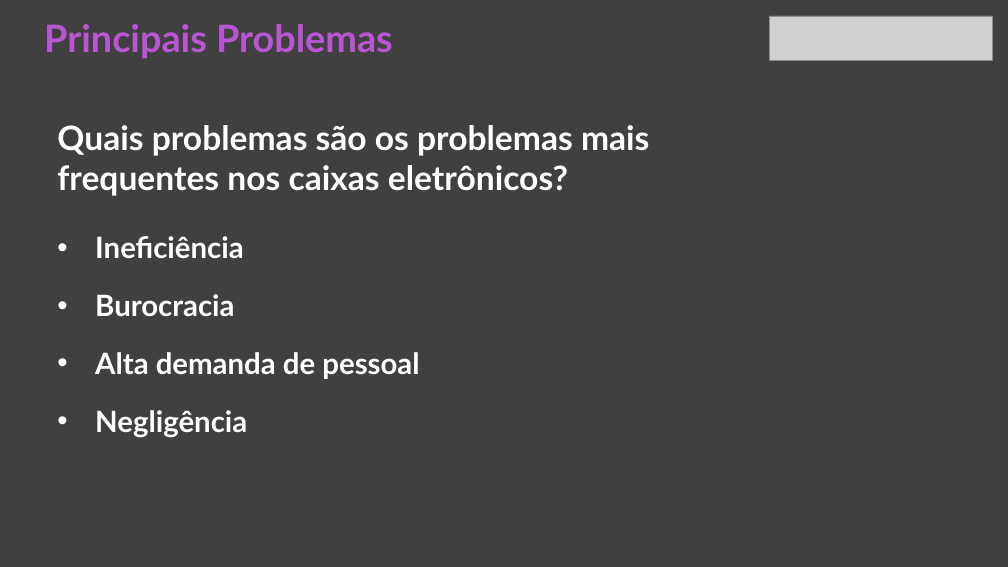
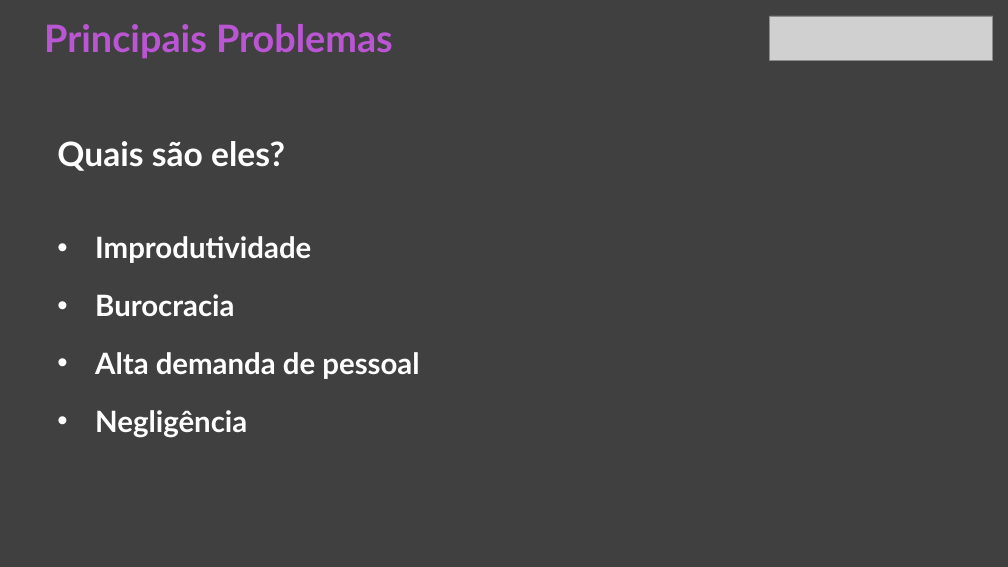
Before and after one commit to BandTec/CrasDefault-Grupo8, a slide deck: slide 4 of documentos/Apresentação.pptx. Drawn at 1008x567 pixels with LibreOffice and Linux fonts; fonts in the diff are those of the drawing; grey boxes stand for pictures. Boxes give left, top, right and bottom in pixels: in the first picture for what was removed or moved away, otherwise in the second. Text is boxed around its words. In the diff, an @@ line names an element or a change of style, - is before the commit and + after.

```diff
--- a/documentos/Apresentação.pptx
+++ b/documentos/Apresentação.pptx
@@ text at [57, 141, 285, 171]: text changed @@
-Quais problemas são os problemas mais frequentes nos caixas eletrônicos?
+Quais são eles?
@@ text at [95, 236, 311, 263]: text changed @@
-• Ineficiência
+• Improdutividade
```
Also in this commit, not shown: 2 other slides changed.
